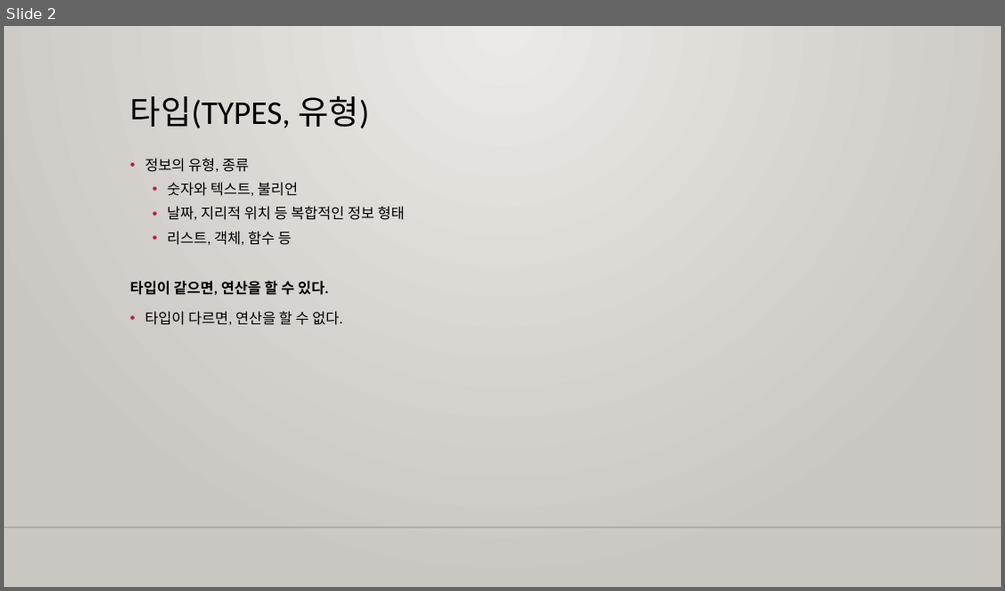
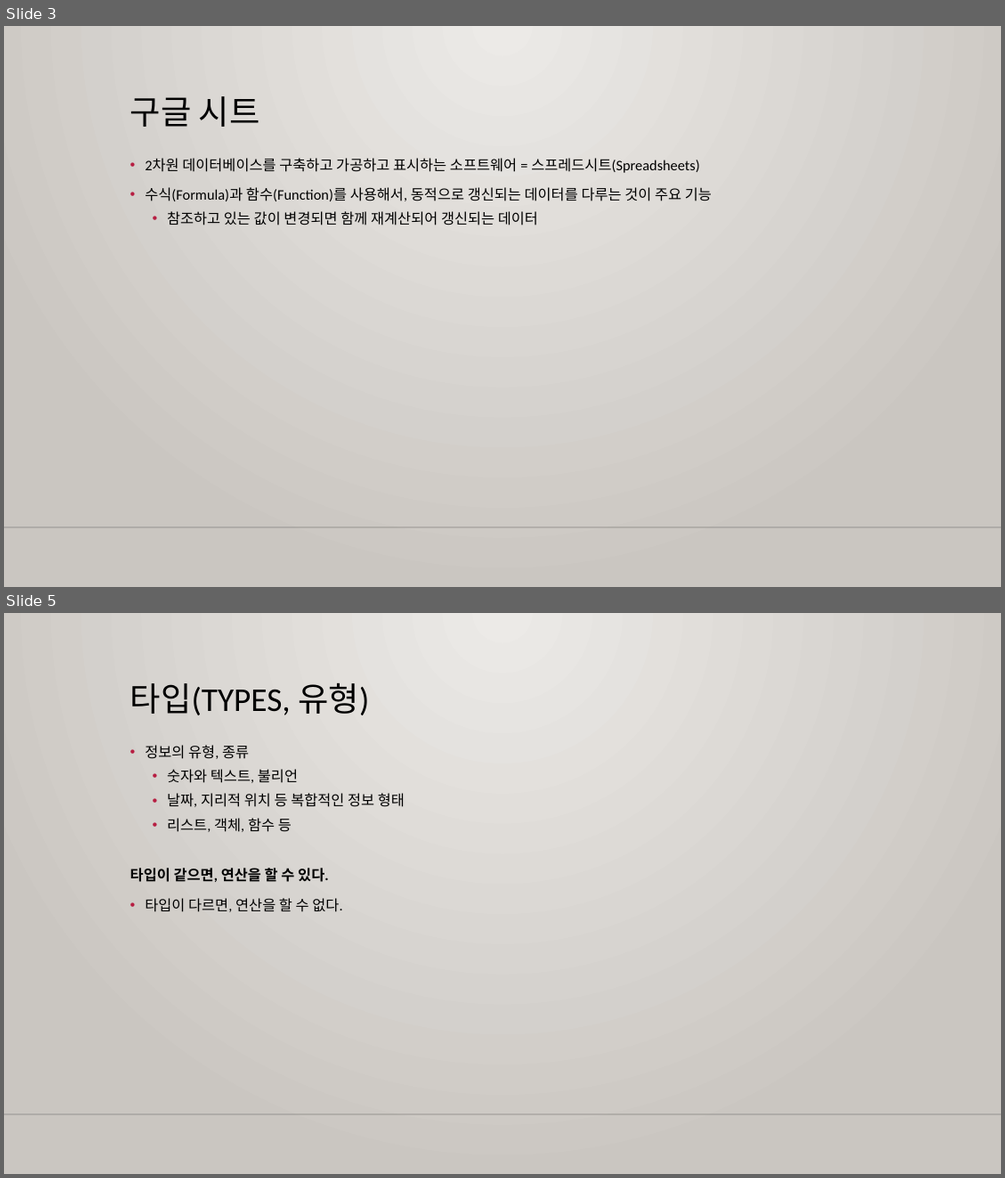
Before and after one commit to m00nlygreat/obsidian-vault, a slide deck: 노코드 엔지니어링/구글 시트로 데이터 관리하기.pptx. Shown one above the other, each under a label of ours: slide 2 before the commit, slides 3 and 5 after it; the slides between them are not shown. The pictures are 1005x591 and 1005x1178 pixels, drawn with LibreOffice and Linux fonts; fonts in the diff are those of the drawing; background and template pictures are left out. Boxes give left, top, right and bottom in pixels: in the first picture for what was removed or moved away, otherwise in the second. Text is boxed around its words. In the diff, an @@ line names an element or a change of style, - is before the commit and + after.

Commit message:
백업 완료: 2023-11-25 23:36:40
Affected files:
.obsidian/workspace.json
노코드 엔지니어링/구글 시트로 데이터 관리하기.md
노코드 엔지니어링/구글 시트로 데이터 관리하기.pptx

```diff
--- a/노코드 엔지니어링/구글 시트로 데이터 관리하기.pptx
+++ b/노코드 엔지니어링/구글 시트로 데이터 관리하기.pptx
@@ slide 3 added at [4,26,1001,587], background gradient #ECEAE7 to #CAC7C1; not listed: 1 template element that a slide beside it also shows @@
@@ title added at [130,96,260,127], 32 pt, text #000000 @@
+구글 시트
@@ text added at [145,158,712,225], 14 pt, text #000000 @@
+• 2차원 데이터베이스를 구축하고 가공하고 표시하는 소프트웨어 = 스프레드시트(Spreadsheets)
+• 수식(Formula)과 함수(Function)를 사용해서, 동적으로 갱신되는 데이터를 다루는 것이 주요 기능
+  • 참조하고 있는 값이 변경되면 함께 재계산되어 갱신되는 데이터
@@ what was slide 2 is now slide 5 @@
```
Also in this commit, not shown: 3 slides changed, 15 other slides added, 2 other files.
